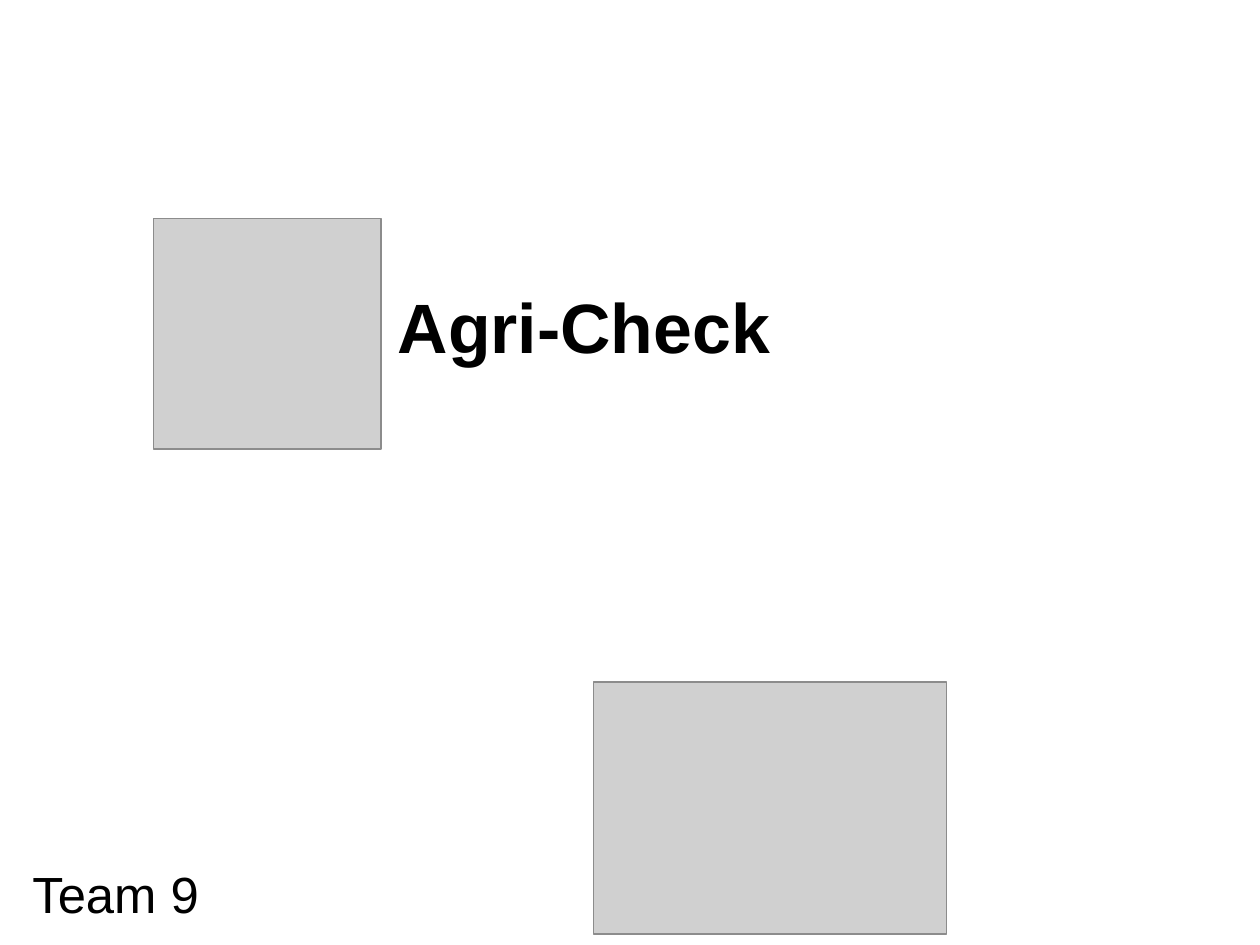
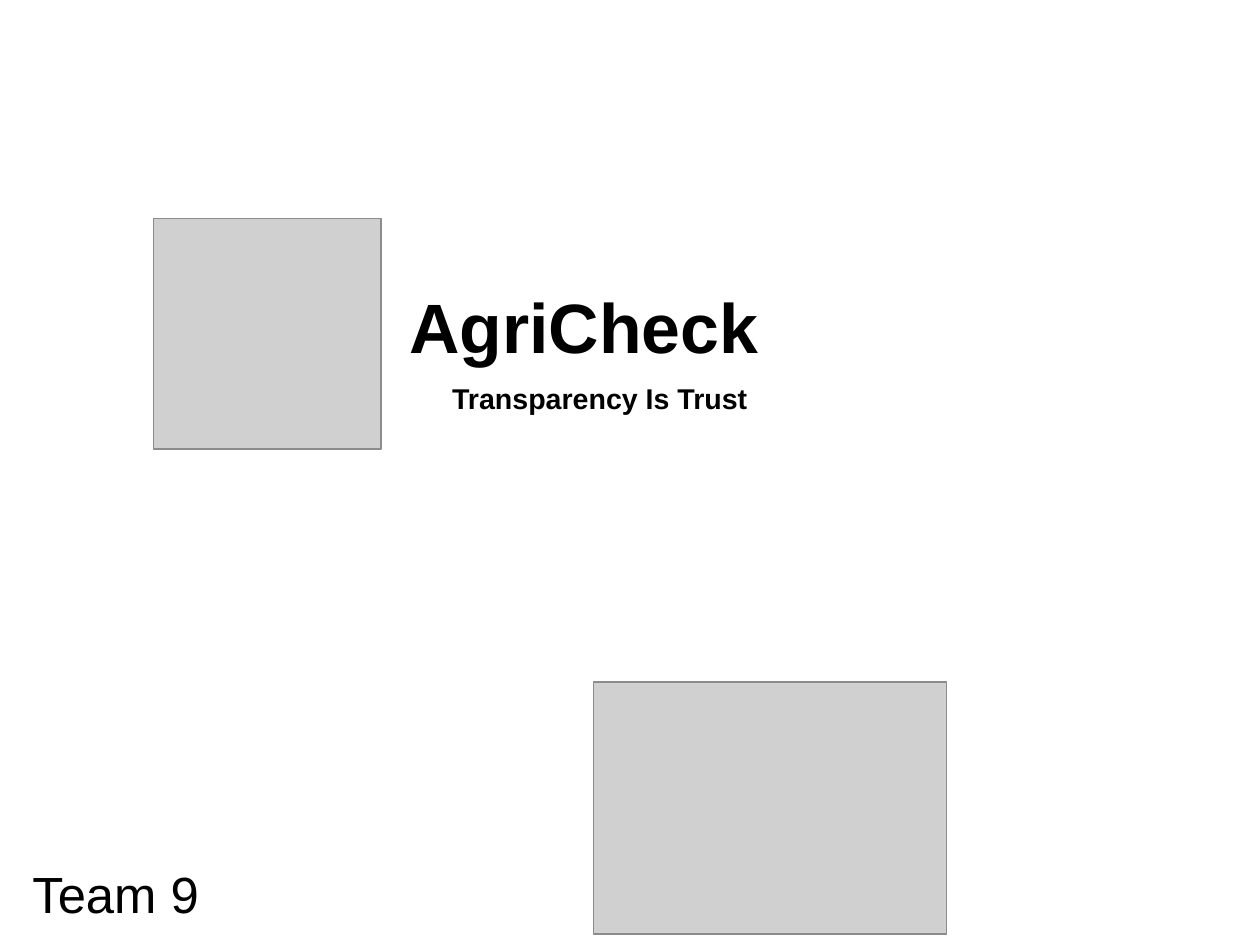
Before and after one commit to Whiteat/Hackathon2019, a slide deck: slide 1 of Presentation.ppt. Drawn at 1260x945 pixels with LibreOffice and Linux fonts; fonts in the diff are those of the drawing; grey boxes stand for pictures; background and template pictures are left out. Boxes give left, top, right and bottom in pixels: in the first picture for what was removed or moved away, otherwise in the second. Text is boxed around its words. In the diff, an @@ line names an element or a change of style, - is before the commit and + after.

```diff
--- a/Presentation.ppt
+++ b/Presentation.ppt
@@ text at (x1=409, y1=302, x2=758, y2=366): text changed @@
-Agri-Check
+AgriCheck
@@ text added at (x1=452, y1=389, x2=747, y2=414), 18 pt, text #000000, bold @@
+Transparency Is Trust
```
Also in this commit, not shown: 1 other slide changed, 1 slide added.
